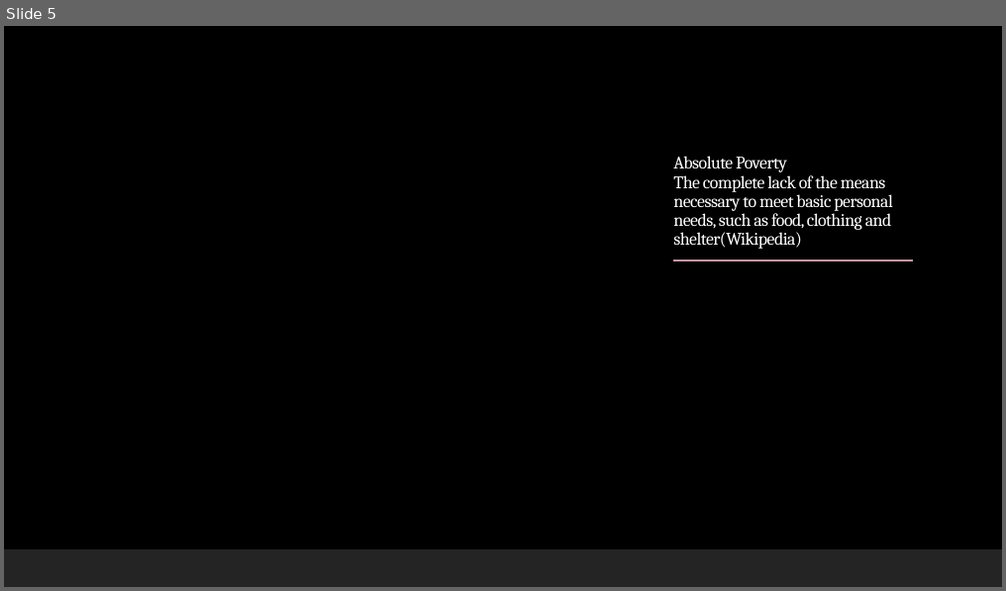
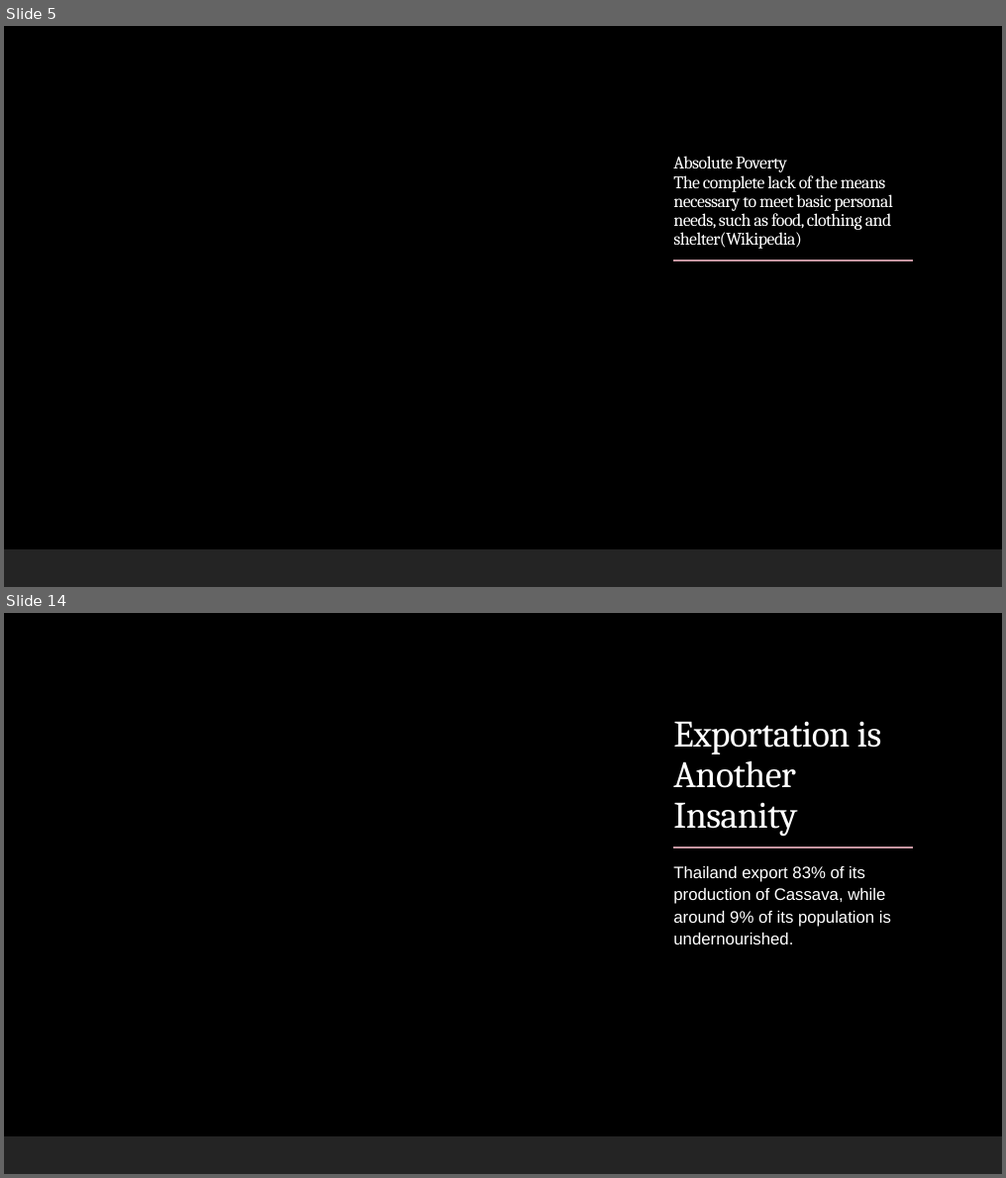
Before and after one commit to furawa/OC_data_analyst_projects, a slide deck: 01_public_health_study/public_health_study_presentation.pptx. Shown one above the other, each under a label of ours: slide 5 before the commit, slides 5 and 14 after it; the slides between them are not shown. The pictures are 1006x591 and 1006x1178 pixels, drawn with LibreOffice and Linux fonts; fonts in the diff are those of the drawing; background and template pictures are left out. Boxes give left, top, right and bottom in pixels: in the first picture for what was removed or moved away, otherwise in the second. Text is boxed around its words. In the diff, an @@ line names an element or a change of style, - is before the commit and + after.

```diff
--- a/01_public_health_study/public_health_study_presentation.pptx
+++ b/01_public_health_study/public_health_study_presentation.pptx
@@ slide 14 added at <box>4,613,1002,1174</box>, background picture (left out); not listed: 1 template element that a slide beside it also shows @@
@@ rectangle added at <box>4,613,1002,1174</box>, fill #000000 @@
@@ rectangle added at <box>647,714,944,1070</box>, fill #000000 at 79% opacity @@
@@ title added at <box>673,721,882,837</box>, 36 pt, text #FFFFFF @@
+Exportation is Another Insanity
@@ line added from (673, 848) to (913, 848), #C696A1 1.5 pt @@
@@ text added at <box>673,866,891,945</box>, 16 pt, text #FFFFFF @@
+  Thailand export 83% of its production of Cassava, while around 9% of its population is undernourished.
@@ rectangle added at <box>4,1137,1002,1174</box>, fill #262626 at 95% opacity @@
```
Also in this commit, not shown: 2 slides changed, 19 other slides added, 3 other files.
